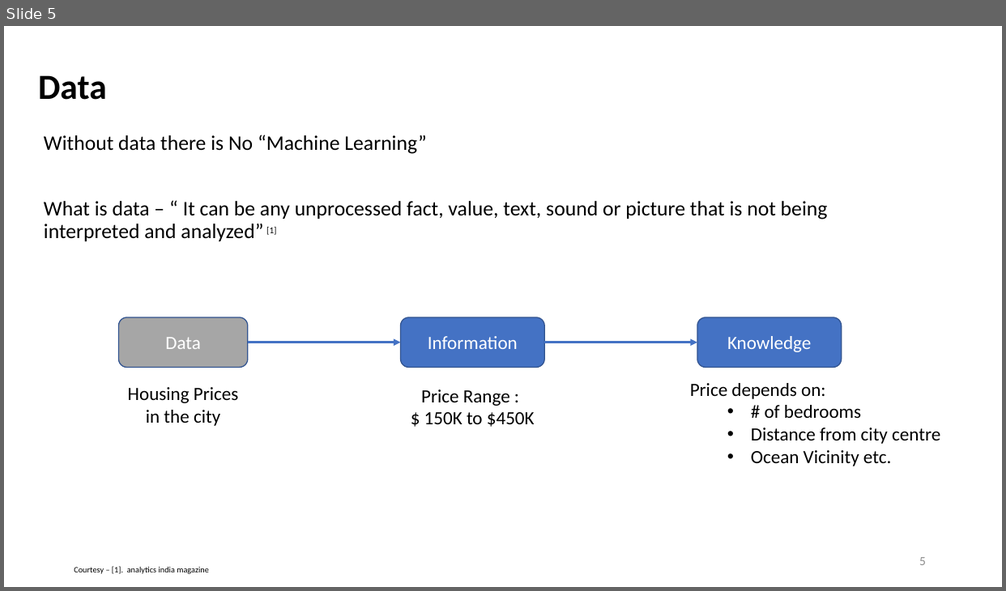
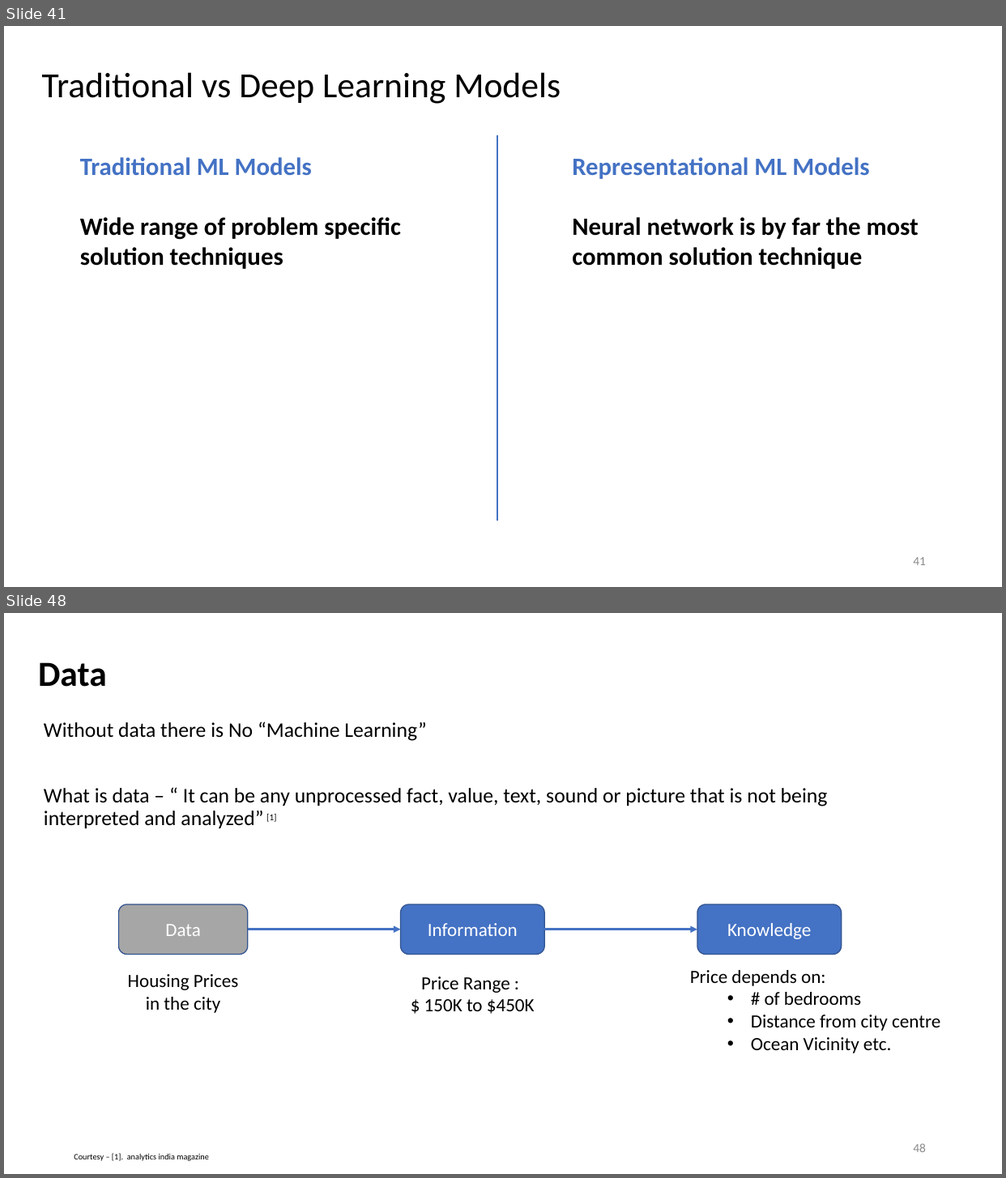
Before and after one commit to khemrajsawant/ML, a slide deck: Machine Learning.pptx. Shown one above the other, each under a label of ours: slide 5 before the commit, slides 41 and 48 after it; the slides between them are not shown. The pictures are 1006x591 and 1006x1178 pixels, drawn with LibreOffice and Linux fonts; fonts in the diff are those of the drawing. Boxes give left, top, right and bottom in pixels: in the first picture for what was removed or moved away, otherwise in the second. Text is boxed around its words. In the diff, an @@ line names an element or a change of style, - is before the commit and + after.

```diff
--- a/Machine Learning.pptx
+++ b/Machine Learning.pptx
@@ slide 41 added at (4, 26, 1002, 587), background #FFFFFF @@
@@ title added at (42, 72, 560, 104), 34 pt, text #000000 @@
+Traditional vs Deep Learning Models
@@ line added from (497, 135) to (497, 521), #4472C4 1.5 pt @@
@@ text added at (80, 157, 401, 269), 24 pt, text #000000, bold @@
+Traditional ML Models
+Wide range of problem specific solution techniques
@@ text added at (572, 157, 918, 269), 24 pt, text #000000, bold @@
+Representational ML Models
+Neural network is by far the most common solution technique
@@ page number added at (913, 557, 926, 565), 12 pt, text #8C8C8C @@
+41
@@ what was slide 5 is now slide 48 @@
@@ page number at (913, 1144, 926, 1152): text changed @@
-5
+48
```
Also in this commit, not shown: 2 slides changed, 48 other slides added.
